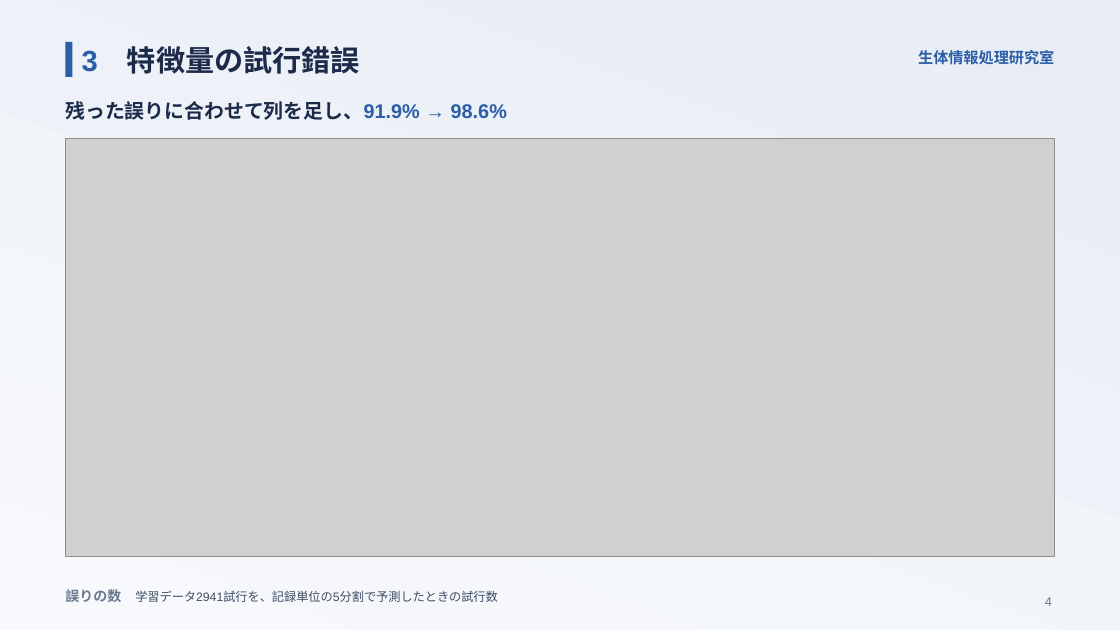
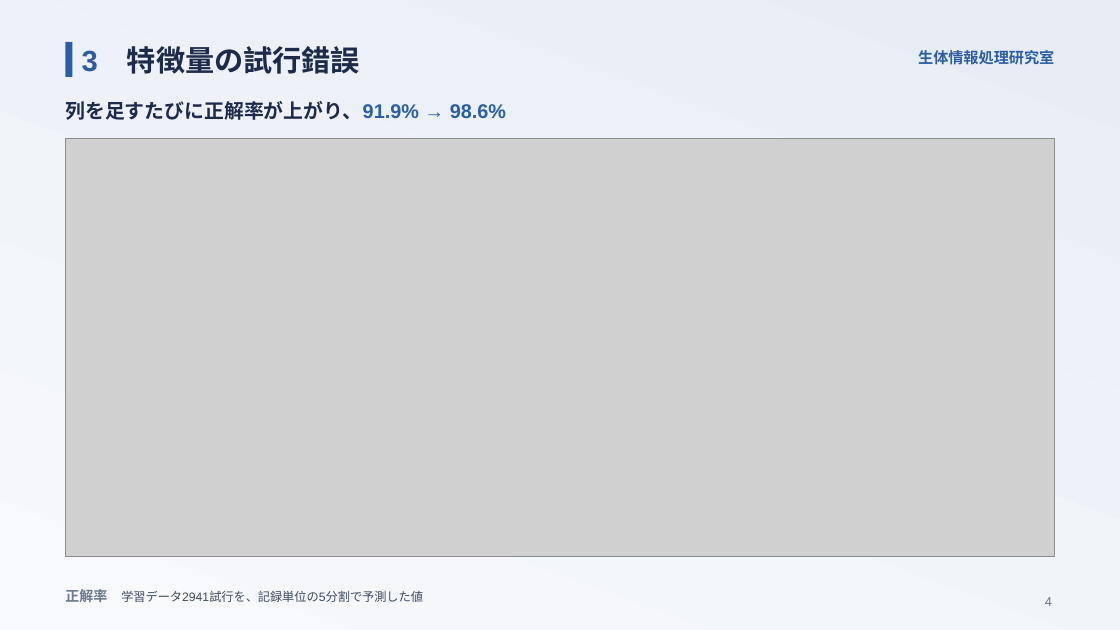
Before and after one commit to takuto-nohara/DataScienceContest, a slide deck: slide 4 of presentation/final_seitailab.pptx. Drawn at 1120x630 pixels with LibreOffice and Linux fonts; fonts in the diff are those of the drawing; grey boxes stand for pictures. Boxes give left, top, right and bottom in pixels: in the first picture for what was removed or moved away, otherwise in the second. Text is boxed around its words. In the diff, an @@ line names an element or a change of style, - is before the commit and + after.

```diff
--- a/presentation/final_seitailab.pptx
+++ b/presentation/final_seitailab.pptx
@@ text at (65,101,506,120): text changed @@
-残った誤りに合わせて列を足し、91.9% → 98.6%
+列を足すたびに正解率が上がり、91.9% → 98.6%
@@ text at (65,589,423,602): text changed @@
-誤りの数 学習データ2941試行を、記録単位の5分割で予測したときの試行数
+正解率 学習データ2941試行を、記録単位の5分割で予測した値
```
Also in this commit, not shown: 4 other files.
